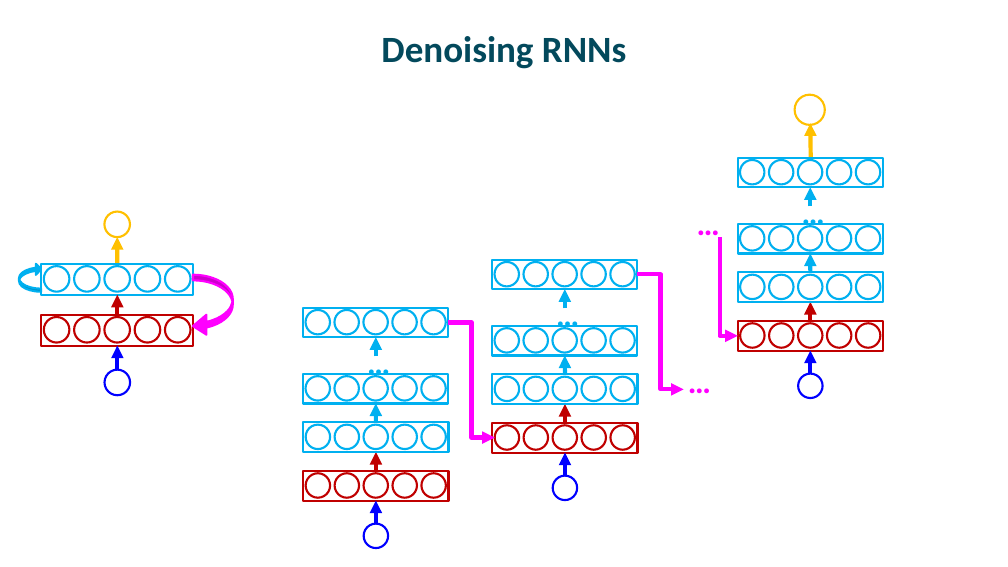
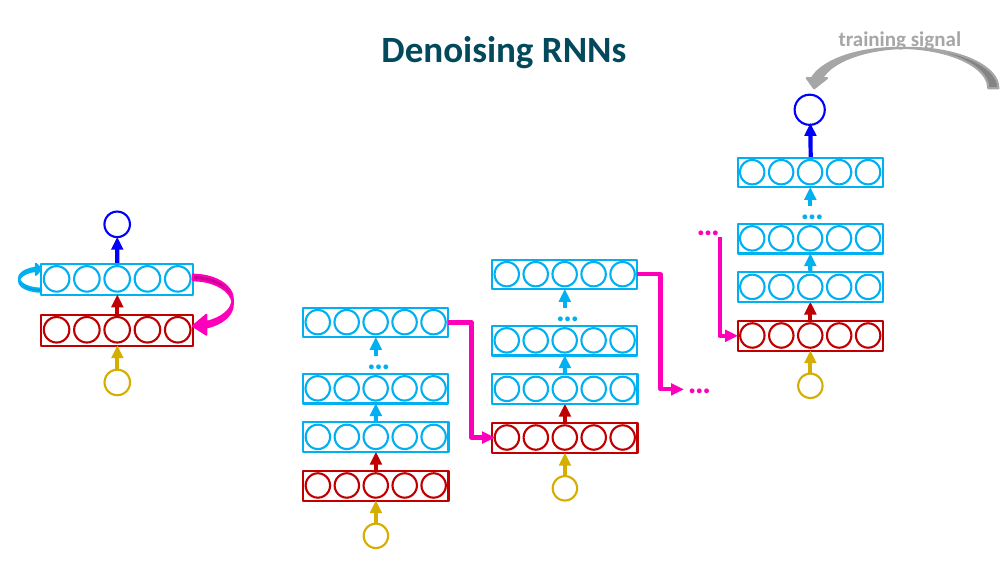
Before and after one commit to mcmozer/State_Denoised_RNN, a slide deck: slide 6 of talks/StateDenoisedRNNs.pptx (slide 7 before the commit). Drawn at 1008x567 pixels with LibreOffice and Linux fonts; fonts in the diff are those of the drawing. Boxes give left, top, right and bottom in pixels: in the first picture for what was removed or moved away, otherwise in the second. Text is boxed around its words. In the diff, an @@ line names an element or a change of style, - is before the commit and + after.

```diff
--- a/talks/StateDenoisedRNNs.pptx
+++ b/talks/StateDenoisedRNNs.pptx
@@ curved right arrow added at [804,48,998,88], fill #A6A6A6, outline #A6A6A6 2 pt @@
@@ text added at [839,31,961,53], 20 pt, text #A6A6A6, bold @@
+training signal
@@ ellipse at [795,95,825,125]: outline #FFC000 2 pt to #0000FF 2 pt @@
@@ arrow (811, 160) - (811, 123): stroke #FFC000 4 pt to #0000FF 4 pt @@
@@ text "…" at [690,199,728,246]: text colour #FF00FF to #FF00BA @@
@@ ellipse at [104,212,130,237]: outline #FFC000 2 pt to #0000FF 2 pt @@
@@ arrow (117, 264) - (117, 237): stroke #FFC000 4 pt to #0000FF 4 pt @@
@@ elbow arrow (720, 237) - (738, 336): stroke #FF00FF 4 pt to #FF00BA 4 pt @@
@@ curved left arrow at [193,274,233,336]: fill #FF00FF to #FF00BA; outline #FF00FF 2 pt to #FF00BA 2 pt @@
@@ elbow arrow (637, 274) - (684, 389): stroke #FF00FF 4 pt to #FF00BA 4 pt @@
@@ elbow arrow (448, 323) - (495, 438): stroke #FF00FF 4 pt to #FF00BA 4 pt @@
@@ arrow (117, 370) - (117, 346): stroke #0000FF 4 pt to #D4AE00 4 pt @@
@@ 3 texts: place and size @@
-3 texts at [360,188,825,377]
+3 texts at [360,183,824,371]
@@ text "…" at [681,358,719,405]: text colour #FF00FF to #FF00BA @@
@@ arrow (811, 374) - (811, 351): stroke #0000FF 4 pt to #D4AE00 4 pt @@
@@ outline #0000FF 2 pt to #D4AE00 2 pt in 4 elements at [104,370,130,395], [364,524,388,548], [799,374,823,398], [553,476,577,501] @@
@@ arrow (565, 476) - (565, 453): stroke #0000FF 4 pt to #D4AE00 4 pt @@
@@ arrow (376, 524) - (376, 501): stroke #0000FF 4 pt to #D4AE00 4 pt @@
```
Also in this commit, not shown: 3 other slides changed, 3 slides added, 2 slides removed, 13 other files.
